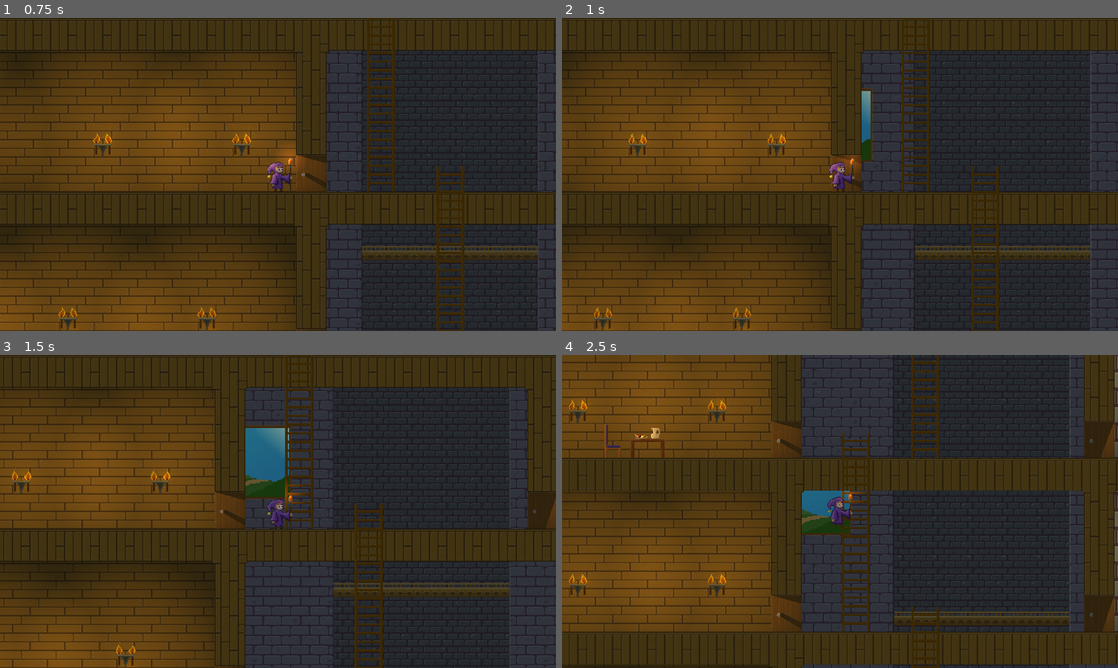
Above: before the commit, frames 1-4 (two rows, left to right).
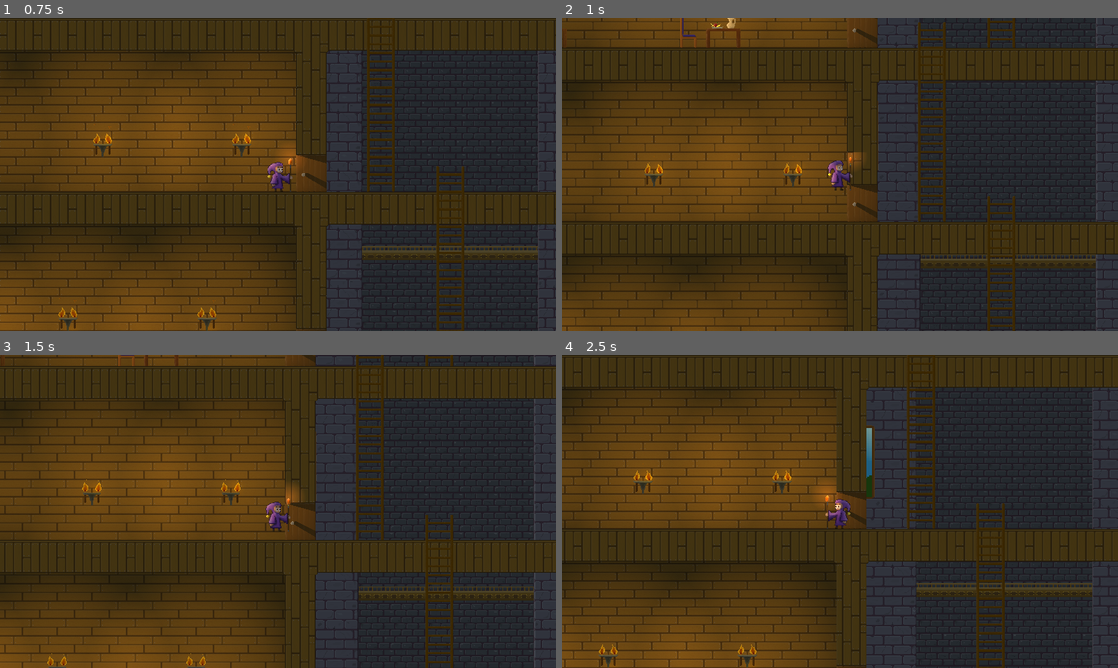
Above: after the commit, the same moments.

Repository: G-Milzink/LittleWizard
Game: Godot game, scene res://main.tscn
The game is run twice, just before and just after one commit, with the same random seed, the same clock (stepped at 60 frames per second) and the same inputs. The engine's default icon, where the game draws it, is replaced by a stand-in: a white triangle on a blue panel in a dark square.
Inputs:
- Up to frame 1 (0.75 s): tap Enter at 0.5 s; hold D (move_right) from 0.53 s (still down)
- Up to frame 2 (1 s): keep holding D (move_right); tap W (jump) at 0.77 s
- Up to frame 3 (1.5 s): keep holding D (move_right)
- Up to frame 4 (2.5 s): tap W (jump) at 1.52 s; release D (move_right) at 2.03 s; hold A (move_left) from 2.03 s (still down)

Frame 1 is identical in both runs. In frame 2, 43% of the frame differs, in the area x 0-100%, y 0-100%; in frame 3, 37%; in frame 4, 62%.

Commit message:
replace placeholder ladder icons

Diff:
--- a/autoload/globals.gd
+++ b/autoload/globals.gd
@@ -1,6 +1,7 @@
 extends Node
 
 @export var player_move_speed = 200
+@export var player_climb_speed = 125
 @export var player_jump_velocity = -350
 
 var current_spell = ""
--- a/player.gd
+++ b/player.gd
@@ -24,7 +24,9 @@
 			velocity.y = _Globals.player_jump_velocity
 
 func _handleMovement(delta):
-	if !_Globals.is_climbing:
+	if _Globals.is_climbing:
+		velocity.x = 0
+	else:
 		var direction = Input.get_axis("move_left", "move_right")
 		if direction:
 			velocity.x = direction * _Globals.player_move_speed
@@ -37,7 +39,7 @@
 		elif direction > 0:
 			sprite_player_body.set_flip_h(false)
 			staff_light.position.x = 20
-	else: velocity.x = 0
+
 
 func _handleClimbing(delta):
 	var climb_direction = 0
@@ -57,7 +59,7 @@
 			self.set_collision_mask_value(1,false)
 
 	if climb_direction != 0:
-		velocity.y = climb_direction * _Globals.player_move_speed
+		velocity.y = climb_direction * _Globals.player_climb_speed
 
 	if !_Globals.is_climbing:
 		self.set_collision_mask_value(1,true)
--- a/player.tscn
+++ b/player.tscn
@@ -1,8 +1,11 @@
-[gd_scene load_steps=7 format=3 uid="uid://r848tilxesxf"]
+[gd_scene load_steps=8 format=3 uid="uid://r848tilxesxf"]
 
 [ext_resource type="Script" path="res://player.gd" id="1_j62bo"]
 [ext_resource type="Texture2D" uid="uid://csnan8uhxyyjh" path="res://0_PNG/player/Player.png" id="2_vakqu"]
 [ext_resource type="Texture2D" uid="uid://dwki2w7n64dgx" path="res://0_PNG/player/Player_n.png" id="3_rbnkv"]
+
+[sub_resource type="RectangleShape2D" id="RectangleShape2D_p77bh"]
+size = Vector2(26, 55)
 
 [sub_resource type="CanvasTexture" id="CanvasTexture_3l8f3"]
 diffuse_texture = ExtResource("2_vakqu")
@@ -23,9 +26,9 @@
 collision_layer = 7
 script = ExtResource("1_j62bo")
 
-[node name="CollisionPolygon2D" type="CollisionPolygon2D" parent="."]
-visible = false
-polygon = PackedVector2Array(20, 32, -10, 32, -14.851, 25.8886, -18, 15.4915, -20, 1, -23, -12, -16, -20, -6, -24, 2, -24, 19, -27, 22, -22, 22, 7)
+[node name="CollisionShape2D" type="CollisionShape2D" parent="."]
+position = Vector2(0, 4.5)
+shape = SubResource("RectangleShape2D_p77bh")
 
 [node name="Sprite2D" type="Sprite2D" parent="."]
 texture = SubResource("CanvasTexture_3l8f3")
--- a/triggers/ladder_trigger.tscn
+++ b/triggers/ladder_trigger.tscn
@@ -1,75 +1,127 @@
-[gd_scene load_steps=10 format=3 uid="uid://ct4e7prkjsq5v"]
+[gd_scene load_steps=24 format=3 uid="uid://ct4e7prkjsq5v"]
 
 [ext_resource type="Script" path="res://scripts/ladder_trigger.gd" id="1_346ox"]
-[ext_resource type="Texture2D" uid="uid://v1dunr0eean1" path="res://icon.svg" id="2_ht7dk"]
+[ext_resource type="Texture2D" uid="uid://ehl7t621h807" path="res://0_PNG/UI/Icons.png" id="3_gr8w5"]
 
 [sub_resource type="RectangleShape2D" id="RectangleShape2D_s4447"]
-size = Vector2(24, 64)
+size = Vector2(6, 64)
 
 [sub_resource type="RectangleShape2D" id="RectangleShape2D_5dqc4"]
-size = Vector2(20, 10)
+size = Vector2(8, 10)
+
+[sub_resource type="AtlasTexture" id="AtlasTexture_gvnbp"]
+atlas = ExtResource("3_gr8w5")
+region = Rect2(0, 64, 64, 64)
+
+[sub_resource type="AtlasTexture" id="AtlasTexture_y86in"]
+atlas = ExtResource("3_gr8w5")
+region = Rect2(64, 64, 64, 64)
+
+[sub_resource type="AtlasTexture" id="AtlasTexture_de6po"]
+atlas = ExtResource("3_gr8w5")
+region = Rect2(128, 64, 64, 64)
+
+[sub_resource type="AtlasTexture" id="AtlasTexture_davft"]
+atlas = ExtResource("3_gr8w5")
+region = Rect2(192, 64, 64, 64)
+
+[sub_resource type="AtlasTexture" id="AtlasTexture_hg8ee"]
+atlas = ExtResource("3_gr8w5")
+region = Rect2(256, 64, 64, 64)
+
+[sub_resource type="AtlasTexture" id="AtlasTexture_7113i"]
+atlas = ExtResource("3_gr8w5")
+region = Rect2(320, 64, 64, 64)
+
+[sub_resource type="SpriteFrames" id="SpriteFrames_4v8st"]
+animations = [{
+"frames": [{
+"duration": 1.0,
+"texture": SubResource("AtlasTexture_gvnbp")
+}, {
+"duration": 1.0,
+"texture": SubResource("AtlasTexture_y86in")
+}, {
+"duration": 1.0,
+"texture": SubResource("AtlasTexture_de6po")
+}, {
+"duration": 1.0,
+"texture": SubResource("AtlasTexture_davft")
+}, {
+"duration": 1.0,
+"texture": SubResource("AtlasTexture_hg8ee")
+}, {
+"duration": 1.0,
+"texture": SubResource("AtlasTexture_7113i")
+}],
+"loop": true,
+"name": &"default",
+"speed": 5.0
+}]
 
 [sub_resource type="RectangleShape2D" id="RectangleShape2D_niy3f"]
-size = Vector2(20, 10)
+size = Vector2(8, 10)
+
+[sub_resource type="AtlasTexture" id="AtlasTexture_7clh8"]
+atlas = ExtResource("3_gr8w5")
+region = Rect2(0, 0, 64, 64)
+
+[sub_resource type="AtlasTexture" id="AtlasTexture_m8l8h"]
+atlas = ExtResource("3_gr8w5")
+region = Rect2(64, 0, 64, 64)
+
+[sub_resource type="AtlasTexture" id="AtlasTexture_jwqno"]
+atlas = ExtResource("3_gr8w5")
+region = Rect2(128, 0, 64, 64)
+
+[sub_resource type="AtlasTexture" id="AtlasTexture_bh3lu"]
+atlas = ExtResource("3_gr8w5")
+region = Rect2(192, 0, 64, 64)
+
+[sub_resource type="AtlasTexture" id="AtlasTexture_kxfjh"]
+atlas = ExtResource("3_gr8w5")
+region = Rect2(256, 0, 64, 64)
+
+[sub_resource type="AtlasTexture" id="AtlasTexture_mcd3n"]
+atlas = ExtResource("3_gr8w5")
+region = Rect2(320, 0, 64, 64)
+
+[sub_resource type="SpriteFrames" id="SpriteFrames_glc0h"]
+animations = [{
+"frames": [{
+"duration": 1.0,
+"texture": SubResource("AtlasTexture_7clh8")
+}, {
+"duration": 1.0,
+"texture": SubResource("AtlasTexture_m8l8h")
+}, {
+"duration": 1.0,
+"texture": SubResource("AtlasTexture_jwqno")
+}, {
+"duration": 1.0,
+"texture": SubResource("AtlasTexture_bh3lu")
+}, {
+"duration": 1.0,
+"texture": SubResource("AtlasTexture_kxfjh")
+}, {
+"duration": 1.0,
+"texture": SubResource("AtlasTexture_mcd3n")
+}],
+"loop": true,
+"name": &"default",
+"speed": 5.0
+}]
+
+[sub_resource type="Animation" id="Animation_t6wl0"]
+length = 0.001
+
+[sub_resource type="Animation" id="Animation_ahso0"]
+resource_name = "down_arrow_bobbing"
+loop_mode = 1
 
 [sub_resource type="Animation" id="Animation_1pdxo"]
 resource_name = "up_arrow_bobbing"
 loop_mode = 1
-tracks/0/type = "value"
-tracks/0/imported = false
-tracks/0/enabled = true
-tracks/0/path = NodePath("Icon_Area_Down/Down_Arrow:position")
-tracks/0/interp = 1
-tracks/0/loop_wrap = true
-tracks/0/keys = {
-"times": PackedFloat32Array(0, 0.5, 1),
-"transitions": PackedFloat32Array(1, 1, 1),
-"update": 0,
-"values": [Vector2(0, -96), Vector2(0, -102), Vector2(0, -96)]
-}
-
-[sub_resource type="Animation" id="Animation_t6wl0"]
-length = 0.001
-tracks/0/type = "value"
-tracks/0/imported = false
-tracks/0/enabled = true
-tracks/0/path = NodePath("Icon_Area_Down/Down_Arrow:position")
-tracks/0/interp = 1
-tracks/0/loop_wrap = true
-tracks/0/keys = {
-"times": PackedFloat32Array(0),
-"transitions": PackedFloat32Array(1),
-"update": 0,
-"values": [Vector2(0, -96)]
-}
-tracks/1/type = "value"
-tracks/1/imported = false
-tracks/1/enabled = true
-tracks/1/path = NodePath("Icon_Area_Up/Up_Arrow:position")
-tracks/1/interp = 1
-tracks/1/loop_wrap = true
-tracks/1/keys = {
-"times": PackedFloat32Array(0),
-"transitions": PackedFloat32Array(1),
-"update": 0,
-"values": [Vector2(0, -96)]
-}
-
-[sub_resource type="Animation" id="Animation_ahso0"]
-resource_name = "down_arrow_bobbing"
-loop_mode = 1
-tracks/0/type = "value"
-tracks/0/imported = false
-tracks/0/enabled = true
-tracks/0/path = NodePath("Icon_Area_Up/Up_Arrow:position")
-tracks/0/interp = 1
-tracks/0/loop_wrap = true
-tracks/0/keys = {
-"times": PackedFloat32Array(0, 0.5, 1),
-"transitions": PackedFloat32Array(1, 1, 1),
-"update": 0,
-"values": [Vector2(0, -96), Vector2(0, -90), Vector2(0, -96)]
-}
 
 [sub_resource type="AnimationLibrary" id="AnimationLibrary_o430u"]
 _data = {
@@ -104,10 +156,12 @@
 [node name="CollisionShape2D" type="CollisionShape2D" parent="Icon_Area_Up"]
 shape = SubResource("RectangleShape2D_5dqc4")
 
-[node name="Up_Arrow" type="Sprite2D" parent="Icon_Area_Up"]
+[node name="Up_Arrow" type="AnimatedSprite2D" parent="Icon_Area_Up"]
 position = Vector2(0, -96)
-scale = Vector2(0.101563, 0.101563)
-texture = ExtResource("2_ht7dk")
+sprite_frames = SubResource("SpriteFrames_4v8st")
+autoplay = "default"
+frame_progress = 0.28028
+speed_scale = 1.8
 
 [node name="Icon_Area_Down" type="Area2D" parent="."]
 collision_layer = 0
@@ -117,10 +171,12 @@
 position = Vector2(0, -5)
 shape = SubResource("RectangleShape2D_niy3f")
 
-[node name="Down_Arrow" type="Sprite2D" parent="Icon_Area_Down"]
+[node name="Down_Arrow" type="AnimatedSprite2D" parent="Icon_Area_Down"]
 position = Vector2(0, -96)
-scale = Vector2(0.101563, 0.101563)
-texture = ExtResource("2_ht7dk")
+sprite_frames = SubResource("SpriteFrames_glc0h")
+autoplay = "default"
+frame_progress = 0.863993
+speed_scale = 1.8
 
 [node name="AnimationPlayer" type="AnimationPlayer" parent="."]
 libraries = {
Binary file added: 0_ASESPRITE/Icons.ase
Binary file added: 0_PNG/UI/Icons.png
Not shown, added: 0_PNG/UI/Icons.png.import
